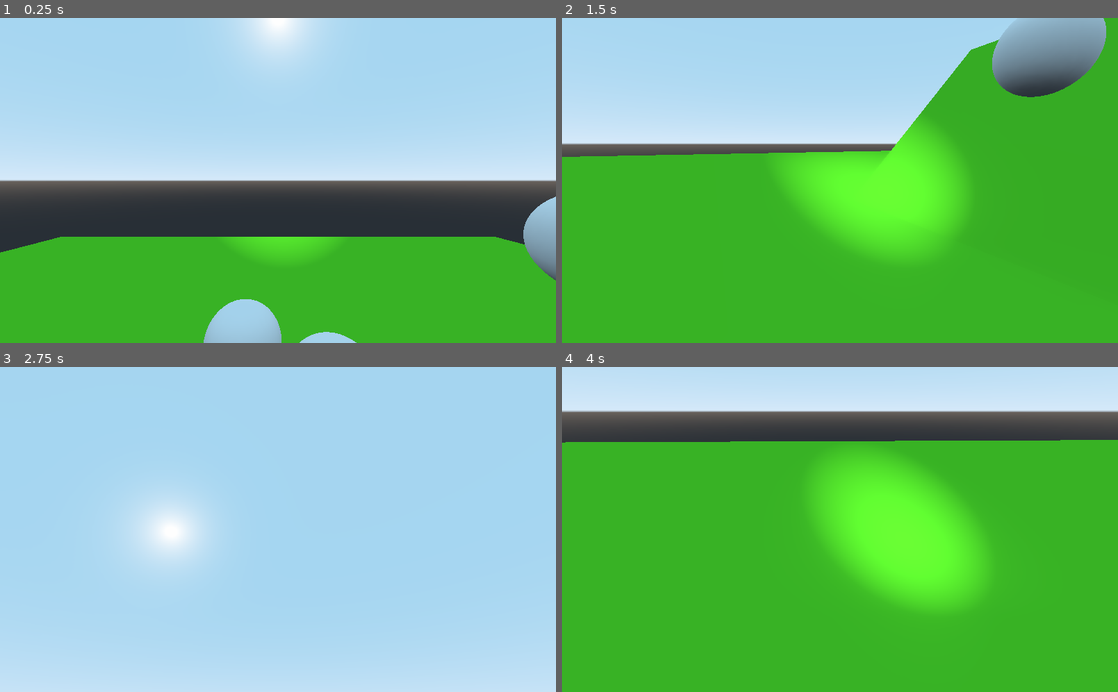
Above: before the commit, frames 1-4 (two rows, left to right).
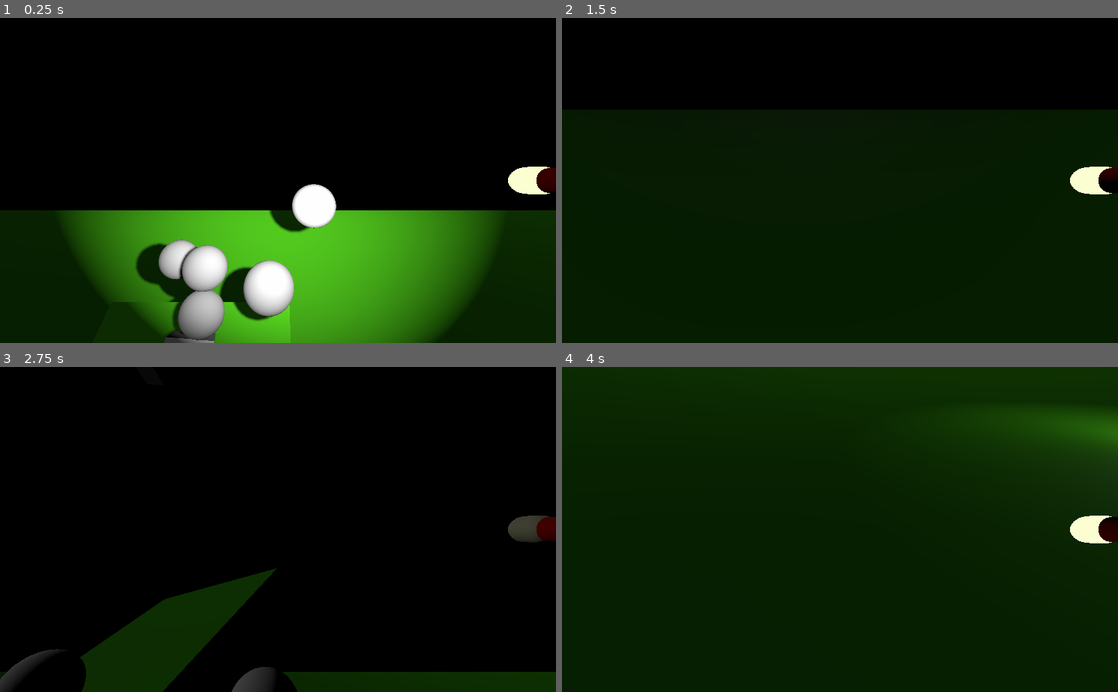
Above: after the commit, the same moments.

Repository: Gamepro5/Gamepro5s_Game
Game: Godot game, scene res://Level.tscn
Two runs of this game, one before a commit and one after it. Both use one fixed random seed, a clock stepped at 60 frames per second and the inputs below.
Inputs (mouse positions are in pixels of both pictures, inside the frame that each line leads up to):
- Up to frame 1 (0.25 s): no input
- Up to frame 2 (1.5 s): move the mouse to (962, 164) at 0.52 s; press the mouse at (962, 164) at 0.53 s; hold D (move_right) 0.53-1.28 s; tap Space (jump) at 0.77 s; tap F (toggle_flashlight, bound only after the commit) at 0.8, 1.35 s; move the mouse to (728, 196) at 1.27 s; release the mouse at (728, 196) at 1.28 s; hold S (move_back) from 1.28 s (still down)
- Up to frame 3 (2.75 s): tap Space (jump) at 1.52 s; click (166, 545) at 1.55 s; move the mouse to (333, 458) at 2.02 s; release S (move_back) at 2.03 s; hold D (move_right) from 2.03 s (still down); hold W (move_front) from 2.03 s (still down); tap F (toggle_flashlight, bound only after the commit) at 2.3 s
- Up to frame 4 (4 s): move the mouse to (812, 594) at 2.77 s; release W (move_front) at 2.78 s; click (812, 594) at 2.85 s; tap Space (jump) at 3.02, 3.77 s; move the mouse to (1006, 578) at 3.52 s; release D (move_right) at 3.53 s; hold A (move_left) from 3.53 s (still down); tap F (toggle_flashlight, bound only after the commit) at 3.6 s

The runs differ from the first frame. In frame 1, 94% of the frame differs, in the area x 0-100%, y 0-100%; in frame 2, 100%; in frame 3, 100%; in frame 4, 100%.

Commit message:
Shading!
Hello darkness my old friend...

Diff:
--- a/Level.tscn
+++ b/Level.tscn
@@ -1,118 +1,138 @@
-[gd_scene load_steps=13 format=2]
+[gd_scene load_steps=16 format=2]
 
 [ext_resource path="res://Player.tscn" type="PackedScene" id=1]
 [ext_resource path="res://Player.gd" type="Script" id=2]
+[ext_resource path="res://LightPill.tscn" type="PackedScene" id=3]
 
-[sub_resource type="SphereShape" id=1]
+[sub_resource type="ProceduralSky" id=13]
+sky_top_color = Color( 0, 0, 0, 1 )
+sky_horizon_color = Color( 0, 0, 0, 1 )
+ground_bottom_color = Color( 0, 0, 0, 1 )
+ground_horizon_color = Color( 0, 0, 0, 1 )
+sun_latitude = 28.21
+sun_longitude = -135.53
+sun_angle_max = 2.59
 
-[sub_resource type="SphereMesh" id=2]
+[sub_resource type="Environment" id=1]
+background_mode = 2
+background_sky = SubResource( 13 )
+ambient_light_color = Color( 1, 1, 1, 1 )
+ambient_light_energy = 0.0
 
-[sub_resource type="Skin" id=3]
+[sub_resource type="SphereShape" id=2]
 
-[sub_resource type="SphereMesh" id=4]
+[sub_resource type="SphereMesh" id=3]
 
-[sub_resource type="PhysicsMaterial" id=5]
+[sub_resource type="Skin" id=4]
+
+[sub_resource type="SphereMesh" id=5]
+
+[sub_resource type="PhysicsMaterial" id=6]
 bounce = 1.0
 
-[sub_resource type="BoxShape" id=6]
+[sub_resource type="BoxShape" id=7]
 
-[sub_resource type="SpatialMaterial" id=7]
-vertex_color_use_as_albedo = true
+[sub_resource type="SpatialMaterial" id=12]
 albedo_color = Color( 0.34902, 0.85098, 0.121569, 1 )
-subsurf_scatter_enabled = true
-subsurf_scatter_strength = 1.0
 
-[sub_resource type="CubeMesh" id=8]
-material = SubResource( 7 )
+[sub_resource type="CubeMesh" id=9]
+material = SubResource( 12 )
 
-[sub_resource type="BoxShape" id=9]
+[sub_resource type="BoxShape" id=10]
 
-[sub_resource type="CubeMesh" id=10]
+[sub_resource type="CubeMesh" id=11]
 
 [node name="Level" type="Spatial"]
+
+[node name="DirectionalLight" type="DirectionalLight" parent="."]
+transform = Transform( 0.707107, 0.241845, -0.664463, 0, 0.939693, 0.34202, 0.707107, -0.241845, 0.664463, -29.3297, 15.5992, 19.4512 )
+light_energy = 0.05
+
+[node name="WorldEnvironment" type="WorldEnvironment" parent="."]
+environment = SubResource( 1 )
 
 [node name="Box" type="RigidBody" parent="."]
 transform = Transform( 0.73723, -0.392144, 0.550195, 0.314273, 0.919904, 0.234542, -0.598101, 0, 0.801421, 4, 7.12943, 1.08789 )
 
 [node name="CollisionShape" type="CollisionShape" parent="Box"]
 transform = Transform( 1, -3.68392e-08, 0, -4.76271e-08, 1, -5.91812e-09, 0, -2.03733e-08, 1, 0, 0, 0 )
-shape = SubResource( 1 )
+shape = SubResource( 2 )
 
 [node name="MeshInstance" type="MeshInstance" parent="Box"]
 transform = Transform( 1, -4.04633e-08, 0, -4.76271e-08, 1, -5.91812e-09, 0, -1.55172e-08, 1, 0, 0, 0 )
-mesh = SubResource( 2 )
-skin = SubResource( 3 )
+mesh = SubResource( 3 )
+skin = SubResource( 4 )
 material/0 = null
 
 [node name="Box2" type="RigidBody" parent="."]
 transform = Transform( 0.73723, -0.392144, 0.550195, 0.314273, 0.919904, 0.234542, -0.598101, 0, 0.801421, -0.9, 7.12943, -2.16618 )
 
 [node name="CollisionShape" type="CollisionShape" parent="Box2"]
-shape = SubResource( 1 )
+shape = SubResource( 2 )
 
 [node name="MeshInstance" type="MeshInstance" parent="Box2"]
-mesh = SubResource( 4 )
-skin = SubResource( 3 )
+mesh = SubResource( 5 )
+skin = SubResource( 4 )
 material/0 = null
 
 [node name="Box3" type="RigidBody" parent="."]
 transform = Transform( 0.73723, -0.392144, 0.550195, 0.314273, 0.919904, 0.234542, -0.598101, 0, 0.801421, 0.755633, 4.50575, -0.439316 )
-physics_material_override = SubResource( 5 )
+physics_material_override = SubResource( 6 )
 
 [node name="CollisionShape" type="CollisionShape" parent="Box3"]
-shape = SubResource( 1 )
+shape = SubResource( 2 )
 
 [node name="MeshInstance" type="MeshInstance" parent="Box3"]
-mesh = SubResource( 4 )
-skin = SubResource( 3 )
+mesh = SubResource( 5 )
+skin = SubResource( 4 )
 material/0 = null
 
 [node name="Box4" type="RigidBody" parent="."]
 transform = Transform( 0.73723, -0.392144, 0.550195, 0.314273, 0.919904, 0.234542, -0.598101, 0, 0.801421, 1.00442, 7.12943, -0.439316 )
 
 [node name="CollisionShape" type="CollisionShape" parent="Box4"]
-shape = SubResource( 1 )
+shape = SubResource( 2 )
 
 [node name="MeshInstance" type="MeshInstance" parent="Box4"]
-mesh = SubResource( 4 )
-skin = SubResource( 3 )
+mesh = SubResource( 5 )
+skin = SubResource( 4 )
 material/0 = null
 
 [node name="Box5" type="RigidBody" parent="."]
 transform = Transform( 0.73723, -0.392144, 0.550195, 0.314273, 0.919904, 0.234542, -0.598101, 0, 0.801421, 6, 10.1629, -0.439316 )
 
 [node name="CollisionShape" type="CollisionShape" parent="Box5"]
-shape = SubResource( 1 )
+shape = SubResource( 2 )
 
 [node name="MeshInstance" type="MeshInstance" parent="Box5"]
-mesh = SubResource( 4 )
-skin = SubResource( 3 )
+mesh = SubResource( 5 )
+skin = SubResource( 4 )
 material/0 = null
 
 [node name="StaticBody" type="StaticBody" parent="."]
 transform = Transform( 1, 0, 0, 0, 1, 0, 0, 0, 1, 0, -2.9, 0 )
 
 [node name="CollisionShape" type="CollisionShape" parent="StaticBody"]
-transform = Transform( 50, 0, 0, 0, 1, 0, 0, 0, 50, 0, 0, 0 )
-shape = SubResource( 6 )
+transform = Transform( 500, 0, 0, 0, 1, 0, 0, 0, 500, 0, 0, 0 )
+shape = SubResource( 7 )
 
 [node name="MeshInstance" type="MeshInstance" parent="StaticBody"]
-transform = Transform( 50, 0, 0, 0, 1, 0, 0, 0, 50, 0, 0, 0 )
-mesh = SubResource( 8 )
+transform = Transform( 500, 0, 0, 0, 1, 0, 0, 0, 500, 0, 0, 0 )
+mesh = SubResource( 9 )
 material/0 = null
 
 [node name="StaticBody2" type="StaticBody" parent="."]
 transform = Transform( 5, 0, 0, 0, 0.707107, -3.53553, 0, 0.707107, 3.53553, 0, 0, 0 )
 
 [node name="CollisionShape" type="CollisionShape" parent="StaticBody2"]
-shape = SubResource( 6 )
+shape = SubResource( 7 )
 
 [node name="MeshInstance" type="MeshInstance" parent="StaticBody2"]
-mesh = SubResource( 8 )
+mesh = SubResource( 9 )
 material/0 = null
 
 [node name="Player" parent="." instance=ExtResource( 1 )]
-transform = Transform( 1, 0, 0, 0, 1, 0, 0, 0, 1, 0, 10.9179, 3.86386 )
+transform = Transform( 1, 0, 0, 0, 1, 0, 0, 0, 1, 4.35828, 10.9179, 10.2294 )
 script = ExtResource( 2 )
 
 [node name="Camera" type="Camera" parent="."]
@@ -126,8 +146,11 @@
 gravity_scale = -1.0
 
 [node name="CollisionShape" type="CollisionShape" parent="RigidBody"]
-shape = SubResource( 9 )
+shape = SubResource( 10 )
 
 [node name="MeshInstance" type="MeshInstance" parent="RigidBody"]
-mesh = SubResource( 10 )
+mesh = SubResource( 11 )
 material/0 = null
+
+[node name="LightPill" parent="." instance=ExtResource( 3 )]
+transform = Transform( 1, 0, 0, 0, 0.707107, -0.707107, 0, 0.707107, 0.707107, 23.9326, 3.85337, 0 )
--- /dev/null
+++ b/LightPill.tscn
@@ -0,0 +1,27 @@
+[gd_scene load_steps=4 format=2]
+
+[sub_resource type="CapsuleShape" id=1]
+radius = 0.2
+height = 0.2
+
+[sub_resource type="SpatialMaterial" id=4]
+flags_transparent = true
+flags_unshaded = true
+albedo_color = Color( 0.988235, 1, 0.819608, 1 )
+
+[sub_resource type="CapsuleMesh" id=3]
+material = SubResource( 4 )
+radius = 0.2
+mid_height = 0.2
+
+[node name="RigidBody" type="RigidBody"]
+
+[node name="CollisionShape" type="CollisionShape" parent="."]
+shape = SubResource( 1 )
+
+[node name="MeshInstance" type="MeshInstance" parent="."]
+mesh = SubResource( 3 )
+material/0 = null
+
+[node name="OmniLight" type="OmniLight" parent="."]
+omni_range = 10.0
--- a/Player.gd
+++ b/Player.gd
@@ -2,18 +2,24 @@
 
 var velocity = Vector3(0,0,0);
 var upDef = Vector3(0, 1, 0)
-const accelerationConstant = 0.8;
-var maxSpeed = 50;
+const accelerationConstant = 0.5;
+var maxSpeed = 5;
 var acceleration = 0;
 var midAir = false;
-var cursorFocus = true;
+var cursorFocus = false;
 onready var eyes = get_node("Camera");
 var sensitivity = 0.3;
 var gravity = 25;
 var jumpStrength = 10;
+var flashlightOn = true;
+var unshaded_material;
+var shaded_material;
 
 func _ready():
-
+	unshaded_material = eyes.get_node("Forearm").get_node("Pill").mesh.surface_get_material(0).duplicate()
+	unshaded_material.flags_unshaded = true;
+	shaded_material = eyes.get_node("Forearm").get_node("Pill").mesh.surface_get_material(0).duplicate()
+	shaded_material.flags_unshaded = false;
 	pass
 
 func _input(event):
@@ -85,19 +91,34 @@
 			velocity.y = jumpStrength;
 	move_and_slide(velocity, upDef) #allways be moving
 
+	if Input.is_action_just_pressed("toggle_flashlight"):
+		flashlightOn = !flashlightOn
+		if flashlightOn:
+			eyes.get_node("Forearm").get_node("Pill").mesh.surface_set_material(0, unshaded_material)
+			eyes.get_child(0).light_energy = 2;
+		else:
+			eyes.get_node("Forearm").get_node("Pill").mesh.surface_set_material(0, shaded_material)
+			eyes.get_child(0).light_energy = 0;
+		#eyes.get_node("Forearm").get_node("Pill").mesh.surface_get_material(0).flags_unshaded = !(eyes.get_node("Forearm").get_node("Pill").mesh.surface_get_material(0).flags_unshaded); # this causes a collosal lag spike and I have no idea why.
+		#eyes.get_child(0).light_energy = 0;
+	if Input.is_action_pressed("lock_cursor"):
+		#get_viewport().warp_mouse(Vector2(get_viewport().size.x/2,get_viewport().size.y/2))
+		#Input.set_mouse_mode(Input.MOUSE_MODE_HIDDEN)
+		Input.set_mouse_mode(Input.MOUSE_MODE_CAPTURED)
+		cursorFocus = true;
 	if Input.is_action_pressed("unlock_cursor"):
 		Input.set_mouse_mode(Input.MOUSE_MODE_VISIBLE)
 		cursorFocus = false;
 
-	print("tick = ", delta)
-
+	#print("tick = ", delta)
+	print(velocity)
 func _notification(what):
 	if what == MainLoop.NOTIFICATION_WM_FOCUS_IN:
-		get_viewport().warp_mouse(Vector2(get_viewport().size.x/2,get_viewport().size.y/2))
-		Input.set_mouse_mode(Input.MOUSE_MODE_HIDDEN)
-		Input.set_mouse_mode(Input.MOUSE_MODE_CAPTURED)
-		cursorFocus = true;
+		#get_viewport().warp_mouse(Vector2(get_viewport().size.x/2,get_viewport().size.y/2))
+		#Input.set_mouse_mode(Input.MOUSE_MODE_HIDDEN)
+		#Input.set_mouse_mode(Input.MOUSE_MODE_CAPTURED)
+		#cursorFocus = true;
 		print("focus in")
 	elif what == MainLoop.NOTIFICATION_WM_FOCUS_OUT:
-		Input.set_mouse_mode(Input.MOUSE_MODE_VISIBLE)
+		#Input.set_mouse_mode(Input.MOUSE_MODE_VISIBLE)
 		print("focus out")
--- a/Player.tscn
+++ b/Player.tscn
@@ -1,14 +1,41 @@
-[gd_scene load_steps=4 format=2]
+[gd_scene load_steps=10 format=2]
+
+[sub_resource type="SpatialMaterial" id=7]
+albedo_color = Color( 1, 0, 0, 1 )
 
 [sub_resource type="CapsuleMesh" id=1]
+material = SubResource( 7 )
 radius = 0.5
 
+[sub_resource type="SpatialMaterial" id=8]
+albedo_color = Color( 1, 0, 0, 1 )
+
 [sub_resource type="CylinderMesh" id=2]
+material = SubResource( 8 )
 top_radius = 0.05
 bottom_radius = 0.05
+height = 1.105
 
 [sub_resource type="CapsuleShape" id=3]
 radius = 0.5
+
+[sub_resource type="SpatialMaterial" id=9]
+albedo_color = Color( 1, 0, 0, 1 )
+
+[sub_resource type="CylinderMesh" id=4]
+material = SubResource( 9 )
+top_radius = 0.05
+bottom_radius = 0.05
+height = 1.0
+
+[sub_resource type="SpatialMaterial" id=5]
+flags_unshaded = true
+albedo_color = Color( 0.988235, 1, 0.819608, 1 )
+
+[sub_resource type="CapsuleMesh" id=6]
+material = SubResource( 5 )
+radius = 0.06
+mid_height = 0.05
 
 [node name="KinematicBody" type="KinematicBody"]
 
@@ -19,8 +46,8 @@
 mesh = SubResource( 1 )
 material/0 = null
 
-[node name="MeshInstance2" type="MeshInstance" parent="Model"]
-transform = Transform( 1, 0, 0, 0, 1, 0, 0, 0, 1, 0, 1, 1 )
+[node name="Arm" type="MeshInstance" parent="Model"]
+transform = Transform( -1.62921e-07, -1, 0, 1, -1.62921e-07, 0, 0, 0, 1, 0.552, 0, 1 )
 mesh = SubResource( 2 )
 material/0 = null
 
@@ -33,8 +60,19 @@
 current = true
 
 [node name="SpotLight" type="SpotLight" parent="Camera"]
-transform = Transform( 1, 0, 0, 0, 1, 0, 0, 0, 1, 1.10525, 0, 0 )
+transform = Transform( 1, 0, 0, 0, 1, 0, 0, 0, 1, 1.10525, 0, -1.19449 )
 light_energy = 2.0
 light_specular = 0.17
+shadow_enabled = true
+shadow_reverse_cull_face = true
 spot_range = 4096.0
-spot_angle = 20.8
+
+[node name="Forearm" type="MeshInstance" parent="Camera"]
+transform = Transform( 1, 0, 0, 0, -1.62921e-07, 1, 0, -1, -1.62921e-07, 1.105, 0, -0.5 )
+mesh = SubResource( 4 )
+material/0 = null
+
+[node name="Pill" type="MeshInstance" parent="Camera/Forearm"]
+transform = Transform( 1, 0, 0, 0, -1.62921e-07, -1, 0, 1, -1.62921e-07, 0.000249982, 0.506033, -2.38419e-07 )
+mesh = SubResource( 6 )
+material/0 = null
--- a/project.godot
+++ b/project.godot
@@ -60,6 +60,11 @@
 "events": [ Object(InputEventKey,"resource_local_to_scene":false,"resource_name":"","device":0,"alt":false,"shift":false,"control":false,"meta":false,"command":false,"pressed":false,"scancode":16777233,"unicode":0,"echo":false,"script":null)
  ]
 }
+lock_cursor={
+"deadzone": 0.5,
+"events": [ Object(InputEventMouseButton,"resource_local_to_scene":false,"resource_name":"","device":0,"alt":false,"shift":false,"control":false,"meta":false,"command":false,"button_mask":0,"position":Vector2( 0, 0 ),"global_position":Vector2( 0, 0 ),"factor":1.0,"button_index":1,"pressed":false,"doubleclick":false,"script":null)
+ ]
+}
 unlock_cursor={
 "deadzone": 0.5,
 "events": [ Object(InputEventKey,"resource_local_to_scene":false,"resource_name":"","device":0,"alt":false,"shift":false,"control":false,"meta":false,"command":false,"pressed":false,"scancode":16777217,"unicode":0,"echo":false,"script":null)
@@ -70,7 +75,13 @@
 "events": [ Object(InputEventKey,"resource_local_to_scene":false,"resource_name":"","device":0,"alt":false,"shift":false,"control":false,"meta":false,"command":false,"pressed":false,"scancode":32,"unicode":0,"echo":false,"script":null)
  ]
 }
+toggle_flashlight={
+"deadzone": 0.5,
+"events": [ Object(InputEventKey,"resource_local_to_scene":false,"resource_name":"","device":0,"alt":false,"shift":false,"control":false,"meta":false,"command":false,"pressed":false,"scancode":70,"unicode":0,"echo":false,"script":null)
+ ]
+}
 
 [rendering]
 
+quality/shadows/filter_mode=2
 environment/default_environment="res://default_env.tres"
Binary file added: Gamepro5's Game.png
Not shown, added: Gamepro5's Game.png.import
Not shown, changed: export_presets.cfg
Binary file added: favicon.png
Not shown, added: favicon.png.import
Not shown, removed: debug.log
